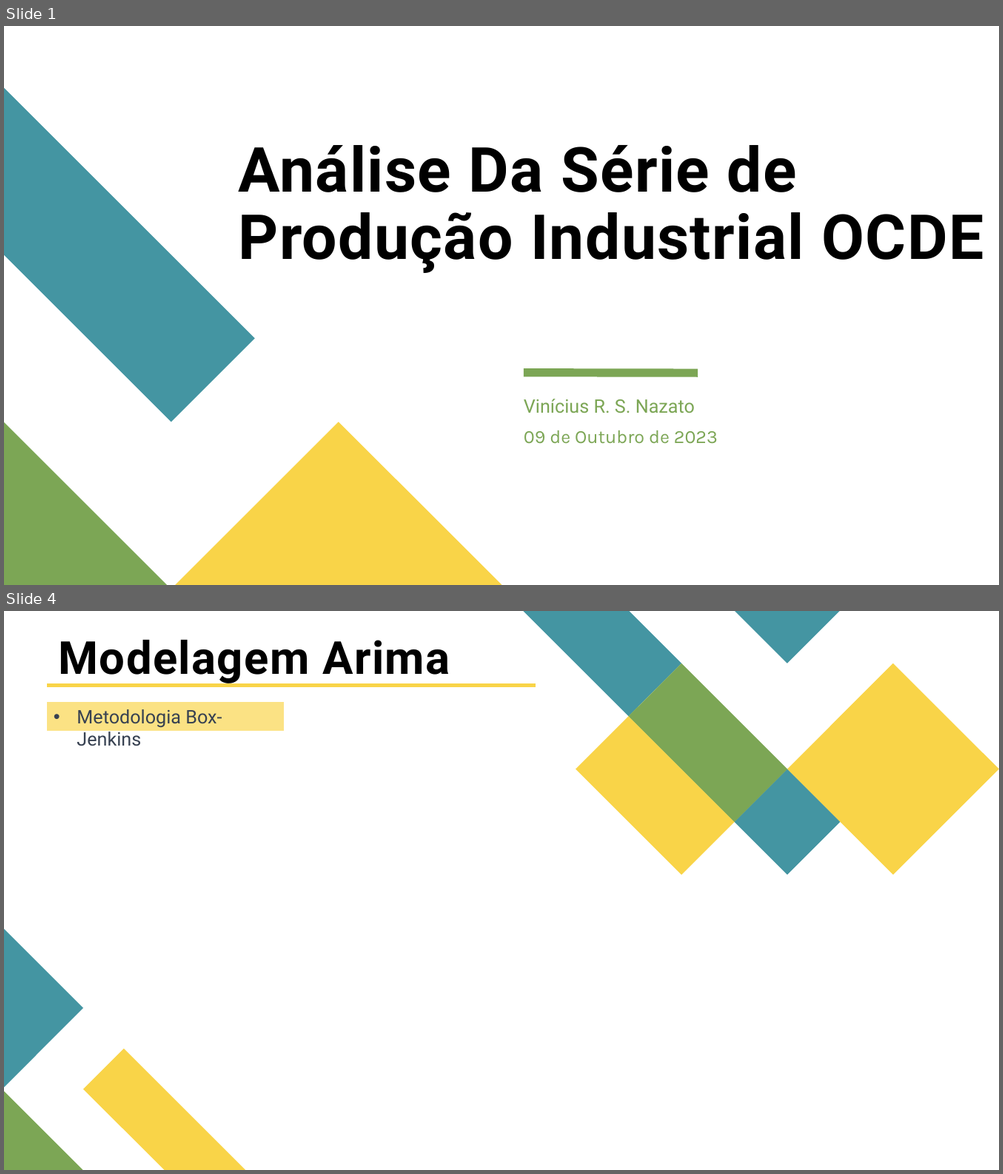
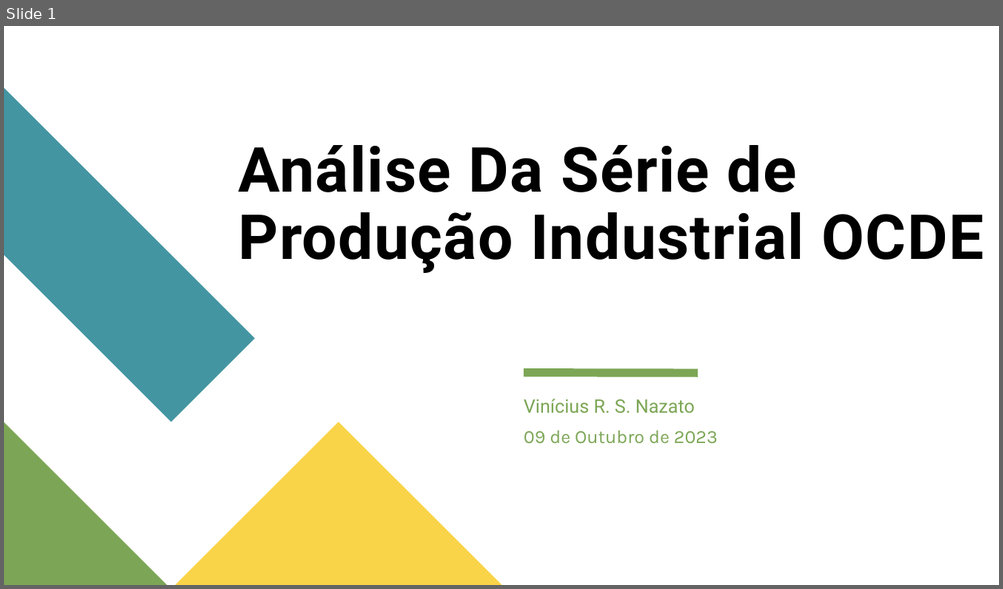
Before and after one commit to ViniNazato/PredictingIndustrialProduction, a slide deck: Análise Da Série de Produção Industrial OCDE.pptx. Shown one above the other, each under a label of ours: slides 1 and 4 before the commit, slide 1 after it; the slides between them are not shown. The pictures are 1003x1174 and 1003x589 pixels, drawn with LibreOffice and Linux fonts; fonts in the diff are those of the drawing. Boxes give left, top, right and bottom in pixels: in the first picture for what was removed or moved away, otherwise in the second. Text is boxed around its words. In the diff, an @@ line names an element or a change of style, - is before the commit and + after.

```diff
--- a/Análise Da Série de Produção Industrial OCDE.pptx
+++ b/Análise Da Série de Produção Industrial OCDE.pptx
@@ slide 4 removed at (4, 611, 999, 1170), background #FFFFFF @@
@@ title removed at (59, 639, 449, 685) @@
-Modelagem Arima
@@ group removed at (523, 611, 999, 875): 5 freeform shapes @@
@@ rectangle removed at (46, 683, 537, 688) @@
@@ rectangle removed at (46, 701, 284, 731) @@
-• Metodologia Box-Jenkins
@@ line removed from (82, 769) to (256, 769) @@
@@ freeform shape removed at (4, 930, 83, 1088) @@
@@ freeform shape removed at (83, 1049, 245, 1170) @@
@@ freeform shape removed at (4, 1091, 83, 1170) @@
```
Also in this commit, not shown: 2 slides changed, 24 slides added, 2 other slides removed, 8 other files.
